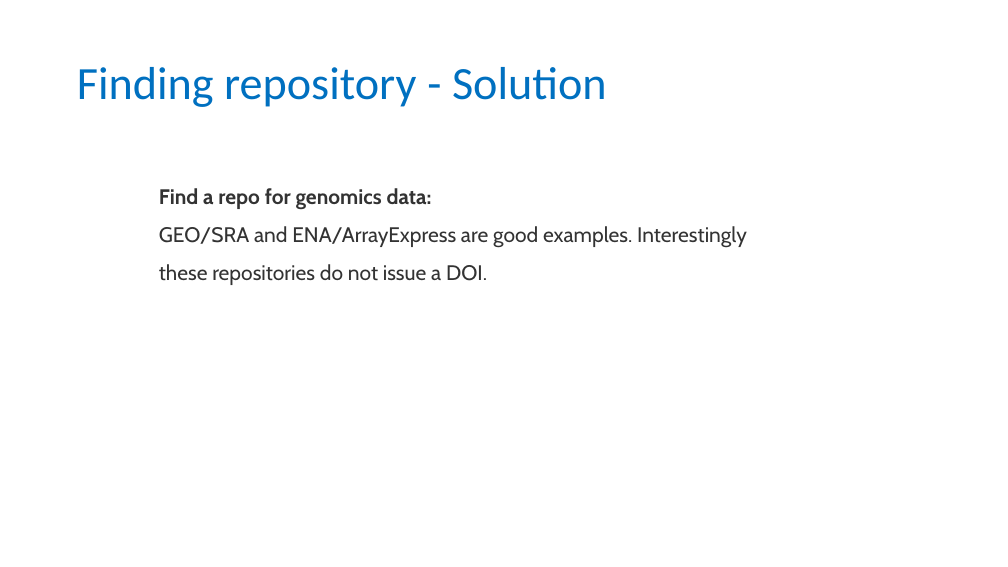
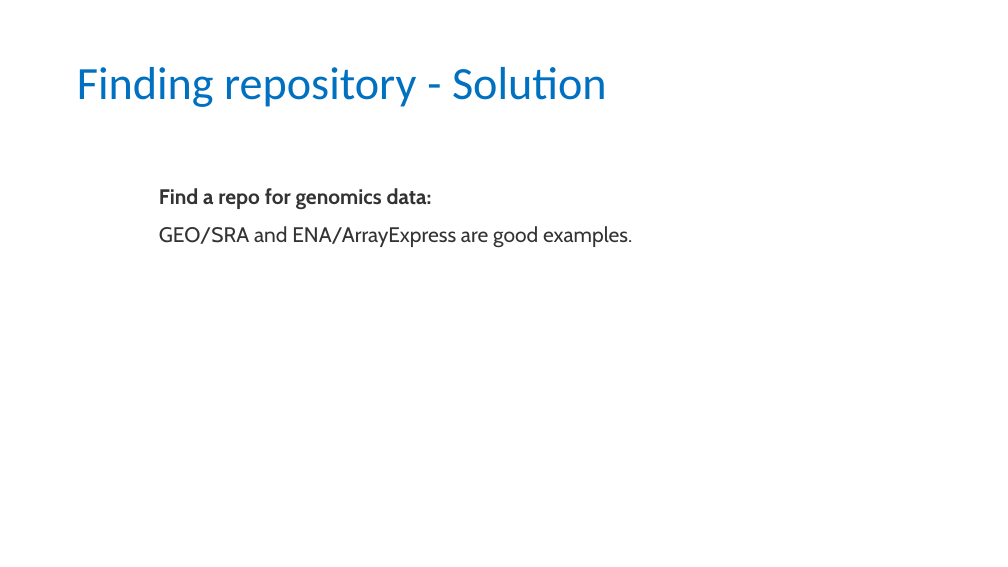
Before and after one commit to tobyhodges/probable-enigma, a slide deck: slide 16 of instructors/04-Public_repositories.pptx (slide 20 before the commit). Drawn at 1008x567 pixels with LibreOffice and Linux fonts; fonts in the diff are those of the drawing; background and template pictures are left out. Boxes give left, top, right and bottom in pixels: in the first picture for what was removed or moved away, otherwise in the second. Text is boxed around its words. In the diff, an @@ line names an element or a change of style, - is before the commit and + after.

Commit message:
revised repositories

```diff
--- a/instructors/04-Public_repositories.pptx
+++ b/instructors/04-Public_repositories.pptx
@@ text at (159, 226, 632, 248): text changed @@
-GEO/SRA and ENA/ArrayExpress are good examples. Interestingly these repositories do not issue a DOI.
+GEO/SRA and ENA/ArrayExpress are good examples.
```
Also in this commit, not shown: 4 slides removed, 2 other files.
